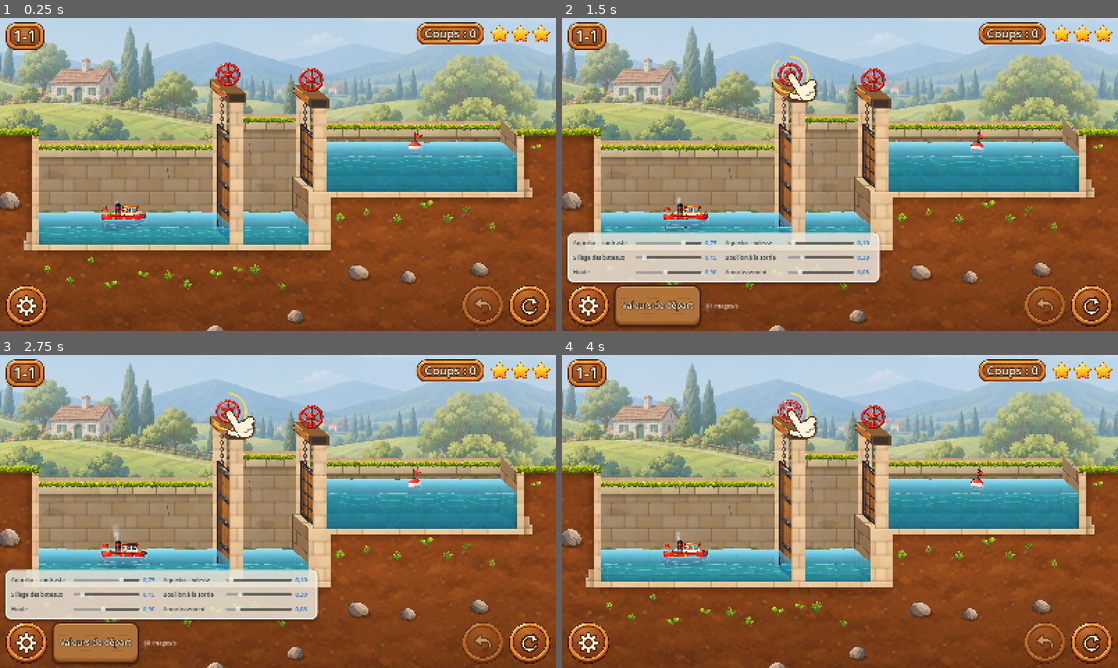
Above: before the commit, frames 1-4 (two rows, left to right).
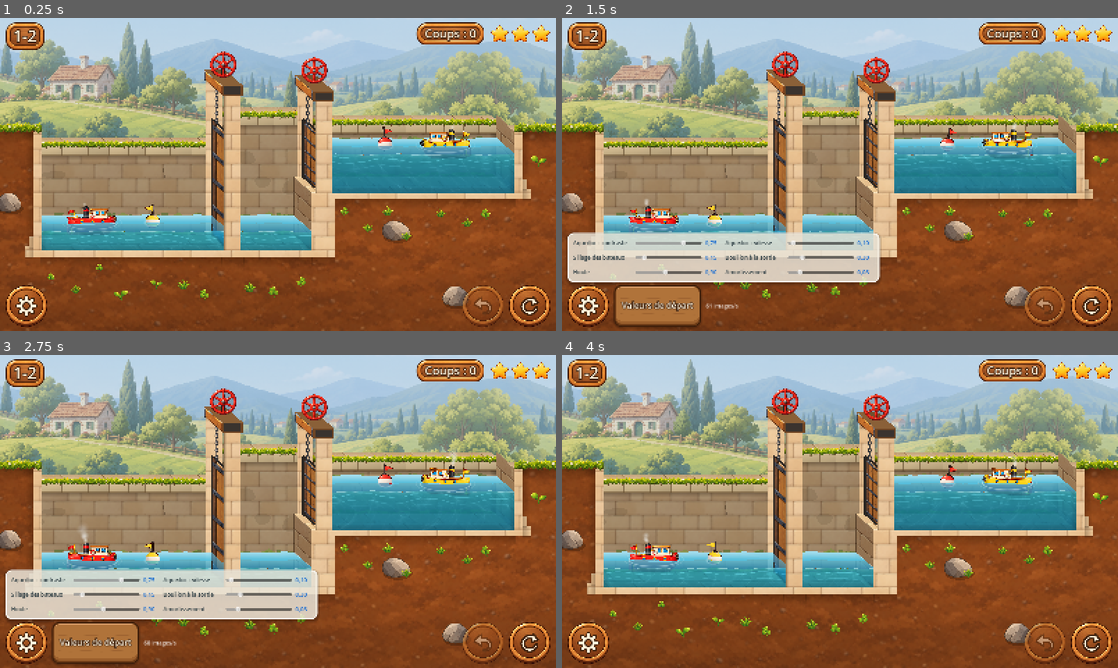
Above: after the commit, the same moments.

Repository: VincentDebaty/station
Game: Godot game, scene res://principal.tscn
Same seed, same stepped clock (60 frames per second), same inputs: the game is played once before the commit and once after it.
Inputs (mouse positions are in pixels of both pictures, inside the frame that each line leads up to):
- Up to frame 1 (0.25 s): no input
- Up to frame 2 (1.5 s): click (1090, 305) at 0.5 s; click (589, 305) at 1.25 s
- Up to frame 3 (2.75 s): click "Valeurs de départ" at 2 s
- Up to frame 4 (4 s): click (1090, 642) at 2.75 s; click (589, 642) at 3.52 s

The runs differ from the first frame. In frame 1, 26% of the frame differs, in the area x 0-100%, y 1-100%; in frame 2, 24%; in frame 3, 24%; in frame 4, 27%.

Commit message:
Le niveau 1-2 passe au doigt maintenu, comme le 1-1 validé
Vincent a validé le 1-1. Le 1-2 (« Croisement ») prend le même
fonctionnement : portes au doigt maintenu (vite entre eaux égales, lentes
tant que l'eau passe), bateaux qui partent seuls quand on lâche et que l'eau
est posée, bulle du bateau au toucher. Pas de main : le 1-2 n'a pas de
nouvel élément à présenter. Le jeu s'ouvre sur le 1-2.

Vérifié sur film : les deux bateaux se croisent par le sas, le sas se vide
dans le bief aval (porte noyée : l'eau sort en bosse sous la surface plutôt
qu'en cascade), 3 étoiles en 5 coups.

Co-Authored-By: Claude Opus 5.5 <noreply@anthropic.com>

Diff:
--- a/prototypes/ecluses-godot/niveaux.json
+++ b/prototypes/ecluses-godot/niveaux.json
@@ -47,6 +47,7 @@
       "chapitre": 1,
       "titre": "Croisement",
       "mode": "pas",
+      "continu": true,
       "par": 5,
       "conseil": "Deux bateaux, un seul sas. Un sas ne prend qu'un bateau à la fois.",
       "bassins": [
--- a/prototypes/ecluses-godot/principal.gd
+++ b/prototypes/ecluses-godot/principal.gd
@@ -85,7 +85,7 @@
 # Le niveau sur lequel le jeu s'ouvre : celui qu'on est en train d'essayer
 # (Vincent, 7 octobre 2026 : « quand tu déploies sur l'iPhone, tu proposes le
 # nouveau niveau à chaque fois »). À changer à chaque nouveauté.
-const NIVEAU_EN_TEST := "1-1"
+const NIVEAU_EN_TEST := "1-2"
 
 func _ready() -> void:
 	_tous = JSON.parse_string(FileAccess.get_file_as_string("res://niveaux.json"))["niveaux"]
Not shown, changed: prototypes/prototype-ecluses.html
